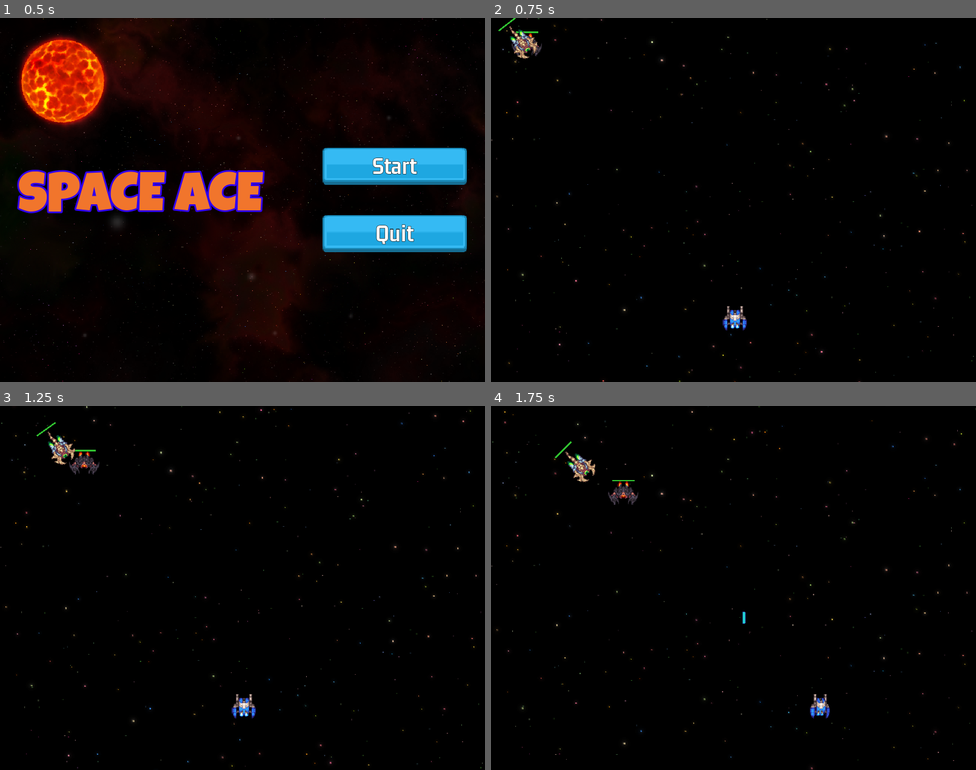
Above: before the commit, frames 1-4 (two rows, left to right).
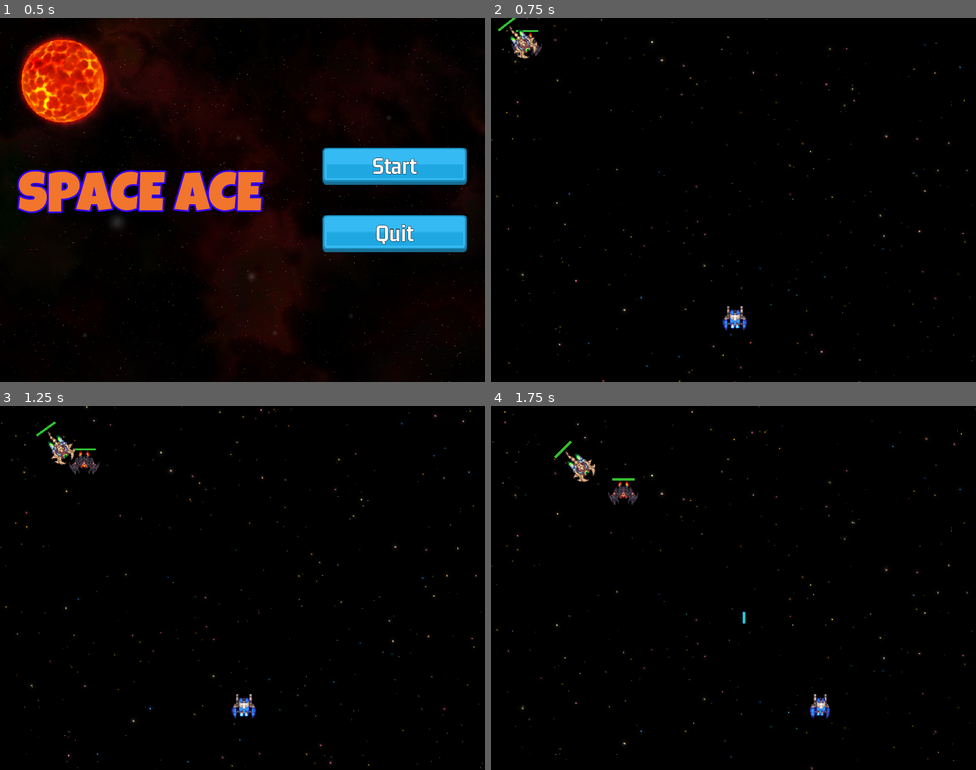
Above: after the commit, the same moments.

Repository: fj0lverkr/space-ace
Game: Godot game, scene res://scenes/main/main.tscn
Two runs of this game, one before a commit and one after it. Both use one fixed random seed, a clock stepped at 60 frames per second and the inputs below. Sound files missing from this copy of the repository are replaced by a short silence.
Inputs (mouse positions are in pixels of both pictures, inside the frame that each line leads up to):
- Up to frame 1 (0.5 s): no input
- Up to frame 2 (0.75 s): click "Start" at 0.5 s
- Up to frame 3 (1.25 s): no input
- Up to frame 4 (1.75 s): move the mouse to (840, 569) at 1.27 s; hold D (right) from 1.28 s (still down); click (840, 569) at 1.35 s

Frame 1 is identical in both runs. In frame 2, less than 0.1% of the frame differs, in the area x 1-10%, y 0-5%; in frame 3, less than 0.1%; in frame 4, less than 0.1%, in the area x 13-30%, y 9-21%.

Commit message:
proper enemy death animation

Diff:
--- a/scenes/enemies/base_enemy.gd
+++ b/scenes/enemies/base_enemy.gd
@@ -88,4 +88,7 @@
 
 
 func _on_health_bar_on_died() -> void:
+	_speed = 0.0
+	SignalBus.on_explode.emit(Explosion.Type.BOOM, global_position, 2.0)
+	set_process(false)
 	_animation_player.play(Constants.FLICKER)
--- a/scenes/enemies/enemy_bio.tscn
+++ b/scenes/enemies/enemy_bio.tscn
@@ -133,10 +133,10 @@
 position = Vector2(17, 0)
 
 [node name="HealthBar" parent="." index="6"]
-offset_left = -29.0
+offset_left = -30.0
 offset_top = 15.0
-offset_right = 1.0
-offset_bottom = 17.0
+offset_right = 0.0
+offset_bottom = 18.0
 rotation = -1.5708
 
 [editable path="CollidableObject"]
--- a/scenes/enemies/enemy_bomber.tscn
+++ b/scenes/enemies/enemy_bomber.tscn
@@ -133,10 +133,10 @@
 position = Vector2(28, 0)
 
 [node name="HealthBar" parent="." index="6"]
-offset_left = -34.0
+offset_left = -36.0
 offset_top = 20.0
-offset_right = 6.0
-offset_bottom = 22.0
+offset_right = 4.0
+offset_bottom = 23.0
 rotation = -1.5708
 
 [editable path="CollidableObject"]
--- a/scenes/enemies/enemy_zipper.tscn
+++ b/scenes/enemies/enemy_zipper.tscn
@@ -132,8 +132,8 @@
 
 [node name="HealthBar" parent="." index="6"]
 offset_left = -15.0
-offset_top = -17.0
+offset_top = -19.0
 offset_right = 15.0
-offset_bottom = -15.0
+offset_bottom = -16.0
 
 [editable path="CollidableObject"]
--- a/scenes/explosion/explosion.tscn
+++ b/scenes/explosion/explosion.tscn
@@ -180,7 +180,7 @@
 [node name="Explosion" type="AnimatedSprite2D"]
 scale = Vector2(0.5, 0.5)
 sprite_frames = SubResource("SpriteFrames_b07go")
-animation = &"explosion"
+animation = &"boom"
 script = ExtResource("3_om4bd")
 
 [node name="Sfx" type="AudioStreamPlayer2D" parent="."]
--- a/scenes/object_factory/object_factory.gd
+++ b/scenes/object_factory/object_factory.gd
@@ -55,10 +55,11 @@
     call_deferred(ADD_OBJECT, pu, gp)
 
 
-func _on_explode(type: Explosion.Type, gp: Vector2) -> void:
+func _on_explode(type: Explosion.Type, gp: Vector2, scl: float = 0.5) -> void:
     var ex: Explosion = EXPLOSION.instantiate()
     ex.setup(type)
     ex.z_index = 10
+    ex.scale = Vector2(scl, scl)
     call_deferred(ADD_OBJECT, ex, gp)
 
 
